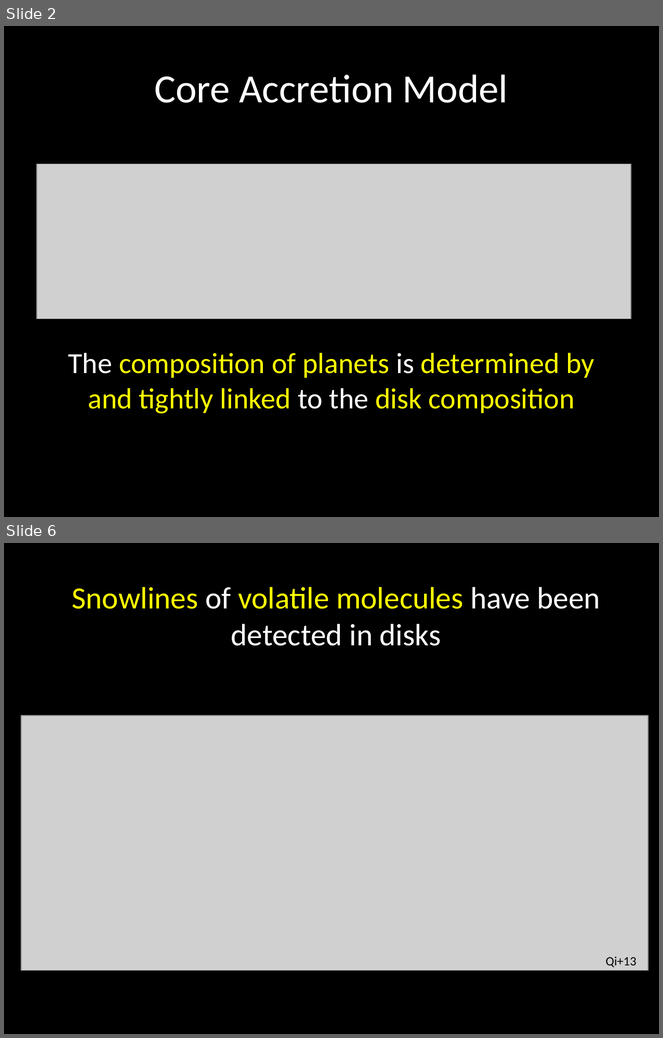
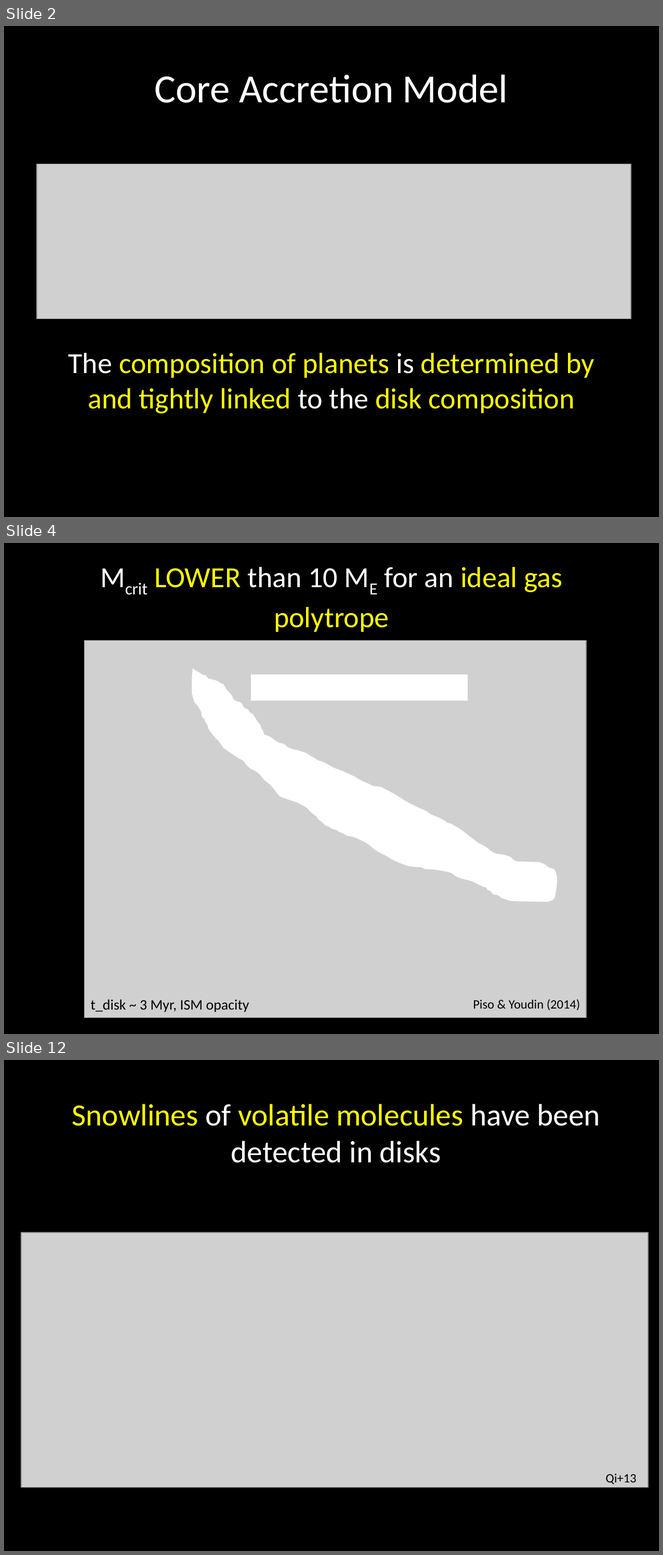
Before and after one commit to apiso/Thesis, a slide deck: slides/AAS_talk.pptx. Shown one above the other, each under a label of ours: slides 2 and 6 before the commit, slides 2, 4 and 12 after it; the slides between them are not shown. The pictures are 663x1038 and 663x1555 pixels, drawn with LibreOffice and Linux fonts; fonts in the diff are those of the drawing; grey boxes stand for pictures. Boxes give left, top, right and bottom in pixels: in the first picture for what was removed or moved away, otherwise in the second. Text is boxed around its words. In the diff, an @@ line names an element or a change of style, - is before the commit and + after.

```diff
--- a/slides/AAS_talk.pptx
+++ b/slides/AAS_talk.pptx
@@ slide 4 added at <box>4,543,659,1034</box>, background #000000 @@
@@ title added at <box>154,567,562,632</box>, 32 pt, text #FFFF00 @@
+Mcrit LOWER than 10 ME for an ideal gas polytrope
@@ picture added at <box>85,641,586,1018</box> @@
@@ freeform shape added at <box>192,669,558,903</box>, fill #FFFFFF @@
@@ rectangle added at <box>251,675,468,701</box>, fill #FFFFFF @@
@@ text added at <box>91,1000,249,1013</box>, 16 pt, text #000000 @@
+t_disk ~ 3 Myr, ISM opacity
@@ text added at <box>473,1000,581,1010</box>, 14 pt, text #000000 @@
+Piso & Youdin (2014)
@@ what was slide 6 is now slide 12 @@
```
Also in this commit, not shown: 7 slides changed, 10 other slides added, 1 slide removed, 5 other files.
